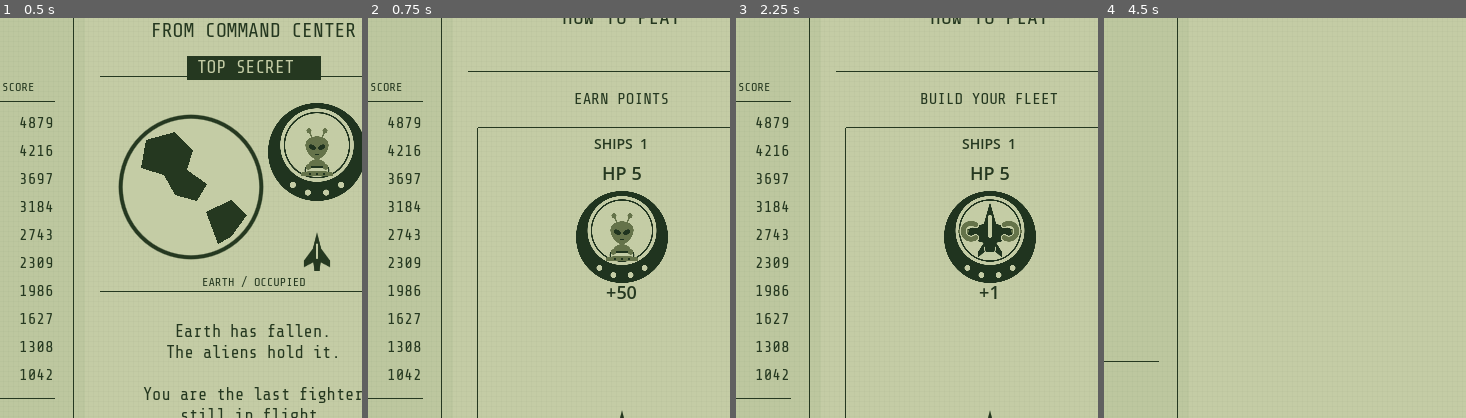
Above: before the commit, frames 1-4 (left to right).
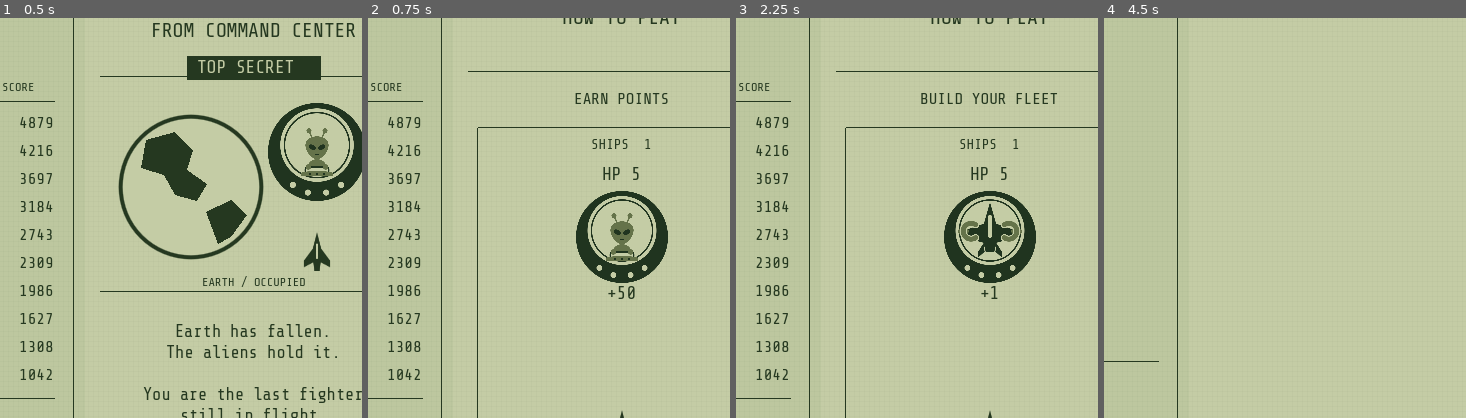
Above: after the commit, the same moments.

Repository: barmassimo/pocket-invasion
Game: Godot game, scene res://scenes/main.tscn
Same seed, same stepped clock (60 frames per second), same inputs: the game is played once before the commit and once after it.
Inputs (mouse positions are % of the whole screen's width and height, from its top left):
- Up to frame 1 (0.5 s): no input
- Up to frame 2 (0.75 s): click "<" at 0.5 s
- Up to frame 3 (2.25 s): click (66, 83) at 1.27 s; click (69, 83) at 2.02 s
- Up to frame 4 (4.5 s): click (71, 83) at 2.77 s; click ">" at 3.5 s; tap Enter at 4.25 s; move the mouse to (72, 45) at 4.27 s; hold Right from 4.28 s (still down); tap Ctrl at 4.35 s; click (72, 45) at 4.42 s
The pictures show only the part of the screen within x 38-88%, y 7-57%; the shares and areas given below are measured in that part.

Frame 1 is identical in both runs. In frame 2, 0.5% of the frame differs, in the area x 61-78%, y 30-71%; in frame 3, 0.4%; in frame 4, nothing differs.

Commit message:
Use Share Tech Mono for remaining numeric readouts

Diff:
--- a/game/project.godot
+++ b/game/project.godot
@@ -12,6 +12,9 @@
 window/stretch/mode="canvas_items"
 window/stretch/aspect="keep"
 
+[gui]
+theme/custom_font="res://assets/fonts/share-tech-mono/ShareTechMono-Regular.ttf"
+
 [rendering]
 renderer/rendering_method="gl_compatibility"
 environment/defaults/default_clear_color=Color(0.741, 0.780, 0.624, 1)
--- a/game/scripts/attract_demo.gd
+++ b/game/scripts/attract_demo.gd
@@ -40,8 +40,8 @@
 		draw_texture_rect(Art.FLEET, rect, false)
 	else:
 		draw_texture_rect(Art.PILOT, Rect2(at - Vector2(19, 24), Vector2(38, 48)), false)
-	draw_string(ThemeDB.fallback_font, at + Vector2(-30, 62), "+1" if kind == 0 else "+50", HORIZONTAL_ALIGNMENT_CENTER, 60, 18, INK)
-	draw_string(ThemeDB.fallback_font, at + Vector2(-50, -57), "HP %d" % hp, HORIZONTAL_ALIGNMENT_CENTER, 100, 18, INK)
+	draw_string(font, at + Vector2(-30, 62), "+1" if kind == 0 else "+50", HORIZONTAL_ALIGNMENT_CENTER, 60, 18, INK)
+	draw_string(font, at + Vector2(-50, -57), "HP %d" % hp, HORIZONTAL_ALIGNMENT_CENTER, 100, 18, INK)
 
 func explosion(at: Vector2, progress: float) -> void:
 	for i: int in range(8):
@@ -71,8 +71,7 @@
 		text_at(546, "FIRE IS AUTOMATIC", 14)
 
 func action_text(y: float, text: String, size: int = 16) -> void:
-	var readout: bool = text.begins_with("+") or text.begins_with("SHIPS ")
-	draw_string(ThemeDB.fallback_font if readout else font, Vector2(0, y), text, HORIZONTAL_ALIGNMENT_CENTER, 280, size, INK)
+	draw_string(font, Vector2(0, y), text, HORIZONTAL_ALIGNMENT_CENTER, 280, size, INK)
 
 func draw_shooting(time: float, kind: int) -> void:
 	var impact: Vector2 = Vector2(140, 213)
--- a/game/scripts/main.gd
+++ b/game/scripts/main.gd
@@ -180,8 +180,6 @@
 	layer.add_child(toast_icon)
 
 func notice(text: String, duration: float, kind: int = -1) -> void:
-	# Preserve the existing numeric reward/loss readouts.
-	toast.add_theme_font_override("font", ThemeDB.fallback_font if text.begins_with("+") or text.begins_with("-") else preload("res://assets/fonts/share-tech-mono/ShareTechMono-Regular.ttf"))
 	toast.text = text
 	toast_clock = duration
 	toast_icon.visible = kind >= 0
--- a/game/scripts/rescue_pickup.gd
+++ b/game/scripts/rescue_pickup.gd
@@ -37,7 +37,7 @@
 	caption.modulate = Color("253820")
 	caption.outline_modulate = Color("c4cca5")
 	caption.outline_size = 5
-	var font: Font = ThemeDB.fallback_font
+	var font: Font = preload("res://assets/fonts/share-tech-mono/ShareTechMono-Regular.ttf")
 	caption.font = font
 	caption.position = Vector3(0, Art.PLANE_HEIGHT, 0.65)
 	add_child(caption)
--- a/game/scripts/target.gd
+++ b/game/scripts/target.gd
@@ -61,7 +61,7 @@
 	label.modulate = Color("20341f")
 	label.outline_modulate = Color("c4cca5")
 	label.outline_size = 5
-	var lcd_font: Font = ThemeDB.fallback_font
+	var lcd_font: Font = preload("res://assets/fonts/share-tech-mono/ShareTechMono-Regular.ttf")
 	label.font = lcd_font
 	return label
 
Not shown, changed: docs/ARCHITECTURE.md
Not shown, changed: docs/CHANGELOG.md
